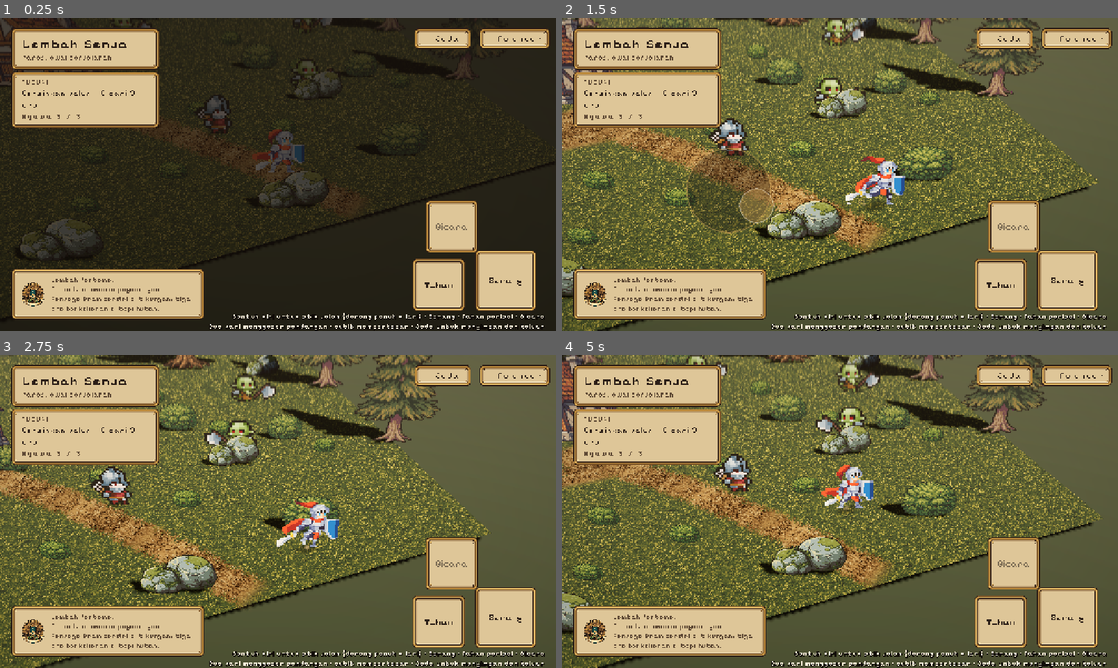
Above: before the commit, frames 1-4 (two rows, left to right).
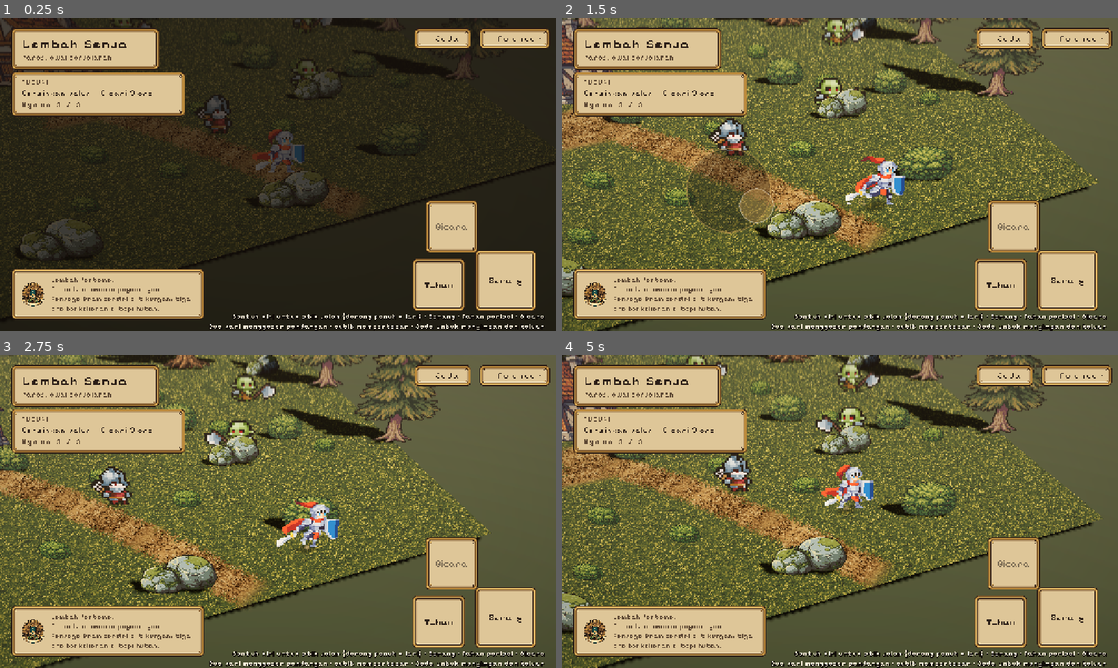
Above: after the commit, the same moments.

Repository: KyokoApp/GodotMe
Game: Godot game, scene res://game/Main.tscn
Two runs of this game, one before a commit and one after it. Both use one fixed random seed, a clock stepped at 60 frames per second and the inputs below.
Inputs (mouse positions are in pixels of both pictures, inside the frame that each line leads up to):
- Up to frame 1 (0.25 s): no input
- Up to frame 2 (1.5 s): tap Enter at 0.5, 0.6 s; move the mouse to (962, 158) at 0.52 s; hold Right (ui_right) 0.53-1.25 s; click (962, 158) at 0.67 s; tap Space at 0.77 s; drag from (728, 190) to (812, 237) at 1.27 s
- Up to frame 3 (2.75 s): move the mouse to (333, 442) at 2.02 s; hold Right (ui_right) from 2.03 s (still down); tap Enter at 2.1 s
- Up to frame 4 (5 s): release Right (ui_right) at 2.75 s; drag from (812, 574) to (673, 464) at 2.77 s; move the mouse to (1006, 558) at 3.52 s; hold Left (ui_left) 3.53-4.25 s; tap Enter at 3.6 s; tap Space at 3.77 s; drag from (673, 464) to (756, 433) at 4.27 s

The runs differ from the first frame. In frame 1, 1.9% of the frame differs, in the area x 2-34%, y 17-36%; in frame 2, 2.0%; in frame 3, 2.1%; in frame 4, 2.1%.

Commit message:
tahap 4: panel tujuan lebih lebar, jeda terjatuh 2,6 s, tangkapan layar lebih awal
Co-authored-by: arena-agent <297053741+arena-agent@users.noreply.github.com>

Diff:
--- a/game/game/Main.gd
+++ b/game/game/Main.gd
@@ -160,7 +160,7 @@
 	quest.anchor_top = 0.0
 	quest.offset_left = 26.0
 	quest.offset_top = 124.0
-	quest.offset_right = 366.0
+	quest.offset_right = 426.0
 	quest.offset_bottom = 124.0
 	quest.grow_vertical = Control.GROW_DIRECTION_END
 	root.add_child(quest)
@@ -182,7 +182,7 @@
 	_objective_label.add_theme_font_size_override("font_size", 19)
 	_objective_label.add_theme_color_override("font_color", INK)
 	_objective_label.autowrap_mode = TextServer.AUTOWRAP_WORD_SMART
-	_objective_label.custom_minimum_size = Vector2(292, 0)
+	_objective_label.custom_minimum_size = Vector2(352, 0)
 	quest_box.add_child(_objective_label)
 
 	_hearts_label = Label.new()
--- a/game/game/characters/CharacterWorld.gd
+++ b/game/game/characters/CharacterWorld.gd
@@ -49,8 +49,10 @@
 ## 0.2 s flinch guard, so two orcs swinging together cost one heart, not three.
 const MAX_HEARTS := 3
 const INVULN_SEC := 0.9
-## How long the knight stays down before he is helped back to his feet.
-const DOWN_SEC := 2.2
+## How long the knight stays down before he is helped back to his feet. Long
+## enough that the message is readable, short enough that it never feels like a
+## punishment screen.
+const DOWN_SEC := 2.6
 
 var _defs := {}
 var _player: Node3D
@@ -582,6 +584,7 @@
 	if _controls != null and _controls.has_method("show_controls"):
 		_controls.call("show_controls", false)
 	_player.call("die")
+	print("[CHAR] ksatria terjatuh (nyawa habis), bangun dalam %.1f s" % DOWN_SEC)
 	_show_toast("Kau terjatuh — bangun sebentar lagi…")
 	await get_tree().create_timer(DOWN_SEC).timeout
 	if not is_instance_valid(self) or not _ready_ok:
--- a/game/game/tests/VisualTest.gd
+++ b/game/game/tests/VisualTest.gd
@@ -38,7 +38,7 @@
 		# hearts empty: the knight on the ground, HUD at 0/3 and the toast telling
 		# the player he will get up - the stakes, captured instead of described
 		default_name = "16_terjatuh"
-		delay = 4.4
+		delay = 4.2
 	elif _dialog_mode == "after":
 		# the same guard, after the player cleared the valley: a different story
 		default_name = "15_dialog_setelah"
@@ -111,7 +111,7 @@
 		if knight == null or not is_instance_valid(knight):
 			return
 		knight.call("take_hit")
-		await get_tree().create_timer(1.05).timeout
+		await get_tree().create_timer(0.95).timeout
 
 
 ## Walk the knight up to the guard and press Bicara for him. Everything here is
Not shown, changed: docs/DESIGN_NOTES.md
Not shown, changed: docs/TEST_PLAN.md
